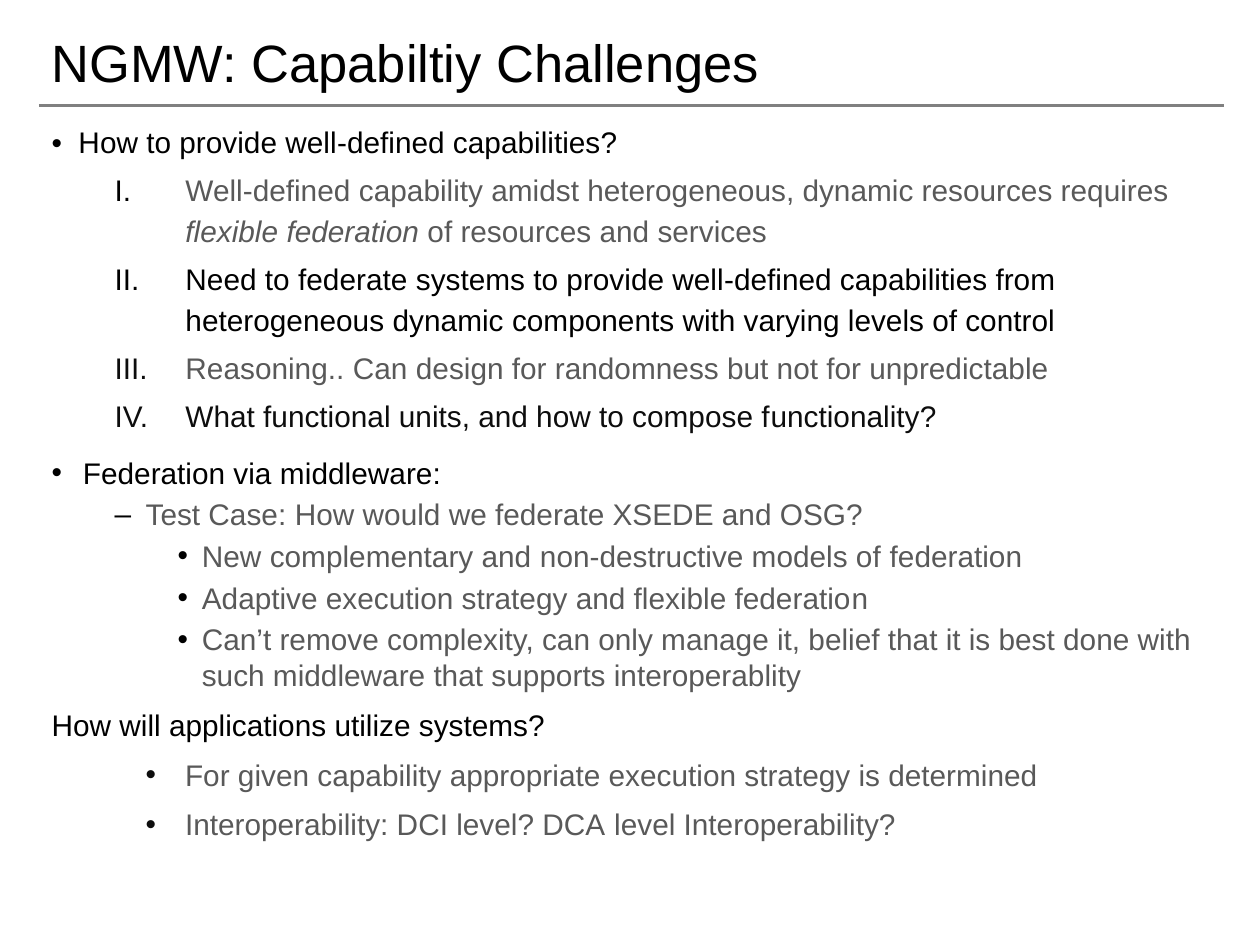
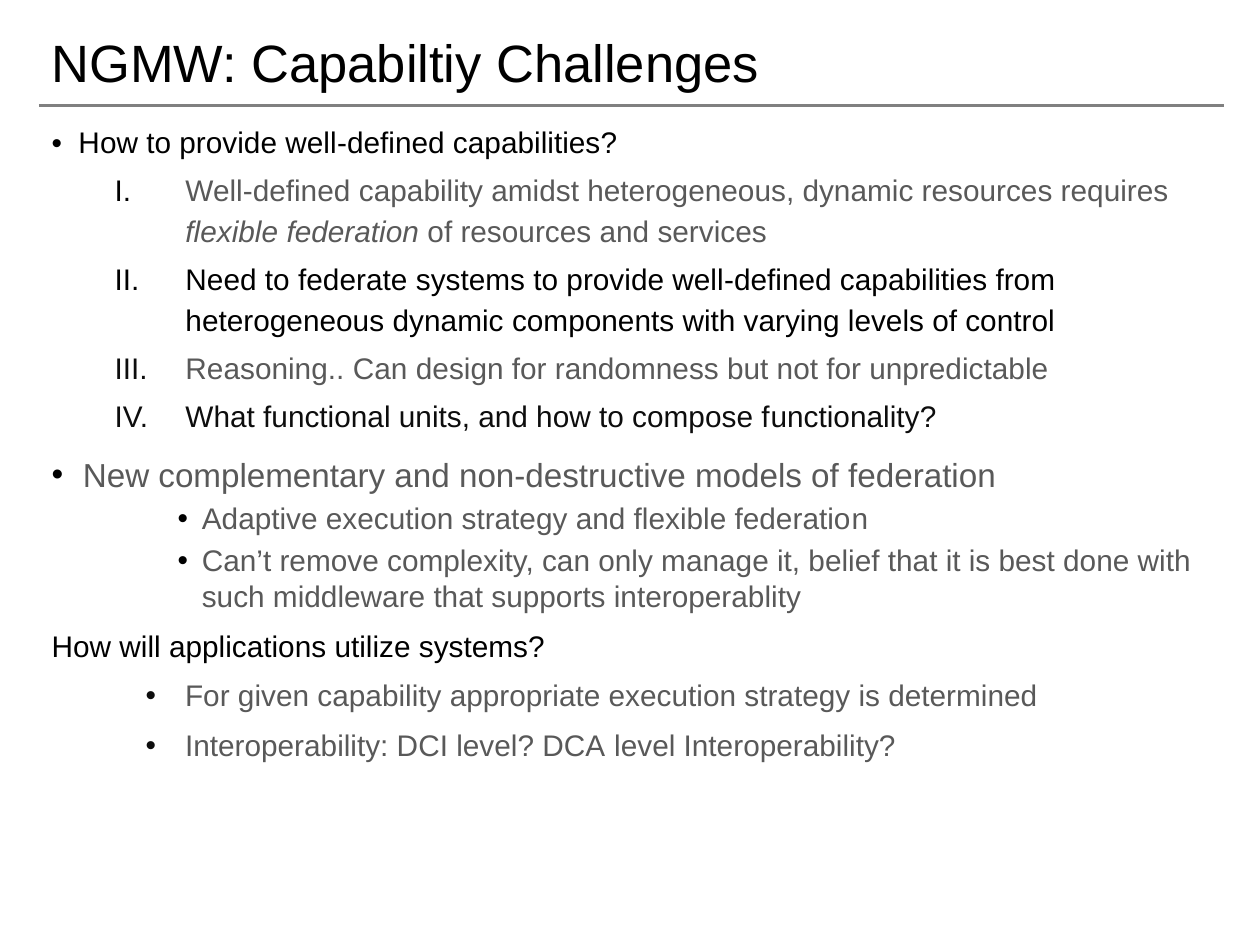
Before and after one commit to saga-project/NGMW, a slide deck: slide 9 of presentations/radical-modsim.pptx. Drawn at 1260x945 pixels with LibreOffice and Linux fonts; fonts in the diff are those of the drawing; background and template pictures are left out. Boxes give left, top, right and bottom in pixels: in the first picture for what was removed or moved away, otherwise in the second. Text is boxed around its words. In the diff, an @@ line names an element or a change of style, - is before the commit and + after.

```diff
--- a/presentations/radical-modsim.pptx
+++ b/presentations/radical-modsim.pptx
@@ text at (x1=83, y1=462, x2=863, y2=526): paragraphs removed @@
-• Federation via middleware:
-  – Test Case: How would we federate XSEDE and OSG?
@@ text at (x1=83, y1=463, x2=996, y2=494): size 17 to 19 pt in "New complementary and non-destructive models of federation"; list level 3 to 1 in "New complementary and non-destructive models ..." @@
```
Also in this commit, not shown: 10 other slides changed, 2 slides removed.
